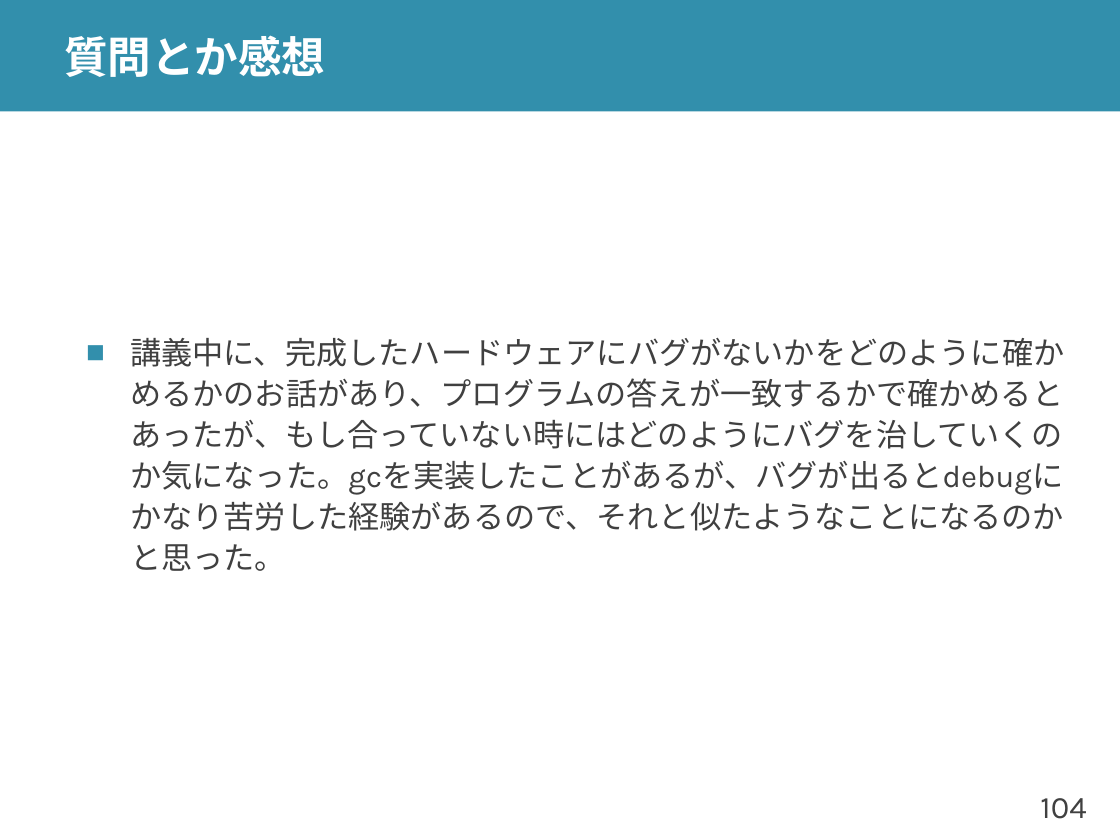
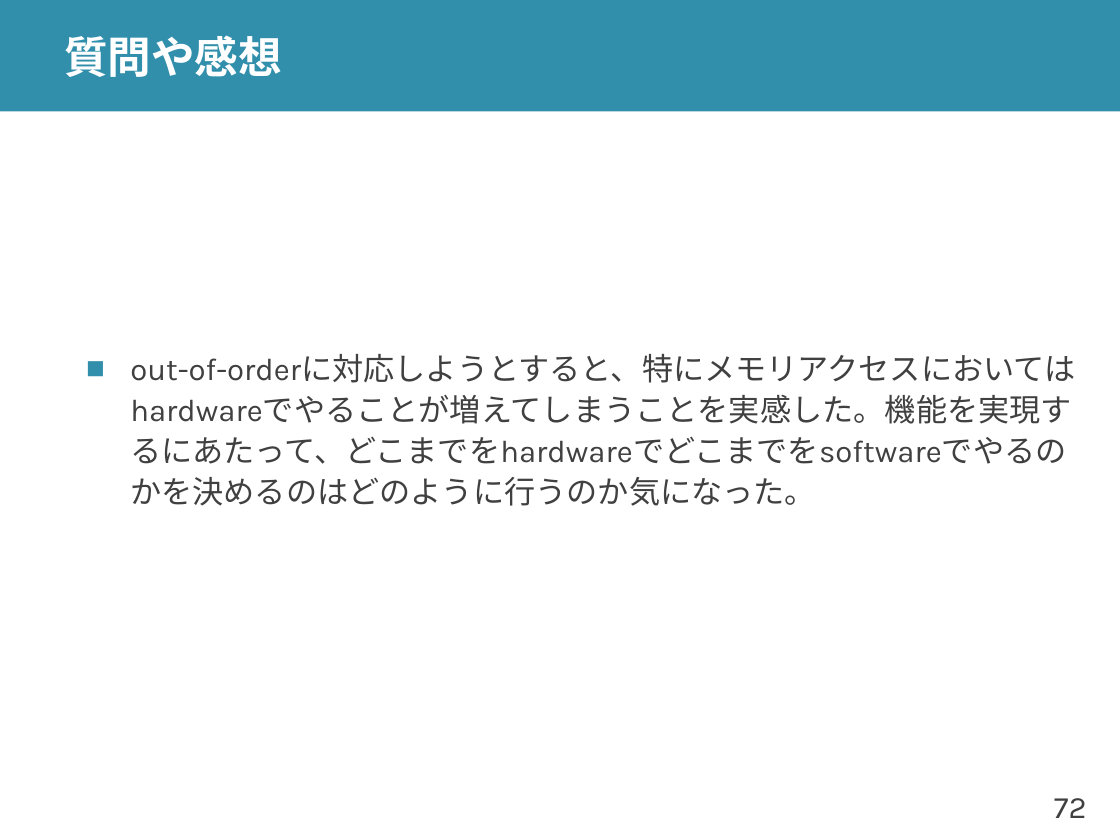
Before and after one commit to shioyadan/advanced-computer-organization, a slide deck: slide 72 of aco-shioya-12.pptx (slide 104 before the commit). Drawn at 1120x840 pixels with LibreOffice and Linux fonts; fonts in the diff are those of the drawing. Boxes give left, top, right and bottom in pixels: in the first picture for what was removed or moved away, otherwise in the second. Text is boxed around its words. In the diff, an @@ line names an element or a change of style, - is before the commit and + after.

```diff
--- a/aco-shioya-12.pptx
+++ b/aco-shioya-12.pptx
@@ title at (64,35,282,77): text changed @@
-質問とか感想
+質問や感想
@@ text at (130,354,1075,506): text changed @@
-■ 講義中に、完成したハードウェアにバグがないかをどのように確かめるかのお話があり、プログラムの答えが一致するかで確かめるとあったが、もし合っていない時にはどのようにバグを治していくのか気になった。gcを実装したことがあるが、バグが出るとdebugにかなり苦労した経験があるので、それと似たようなことになるのかと思った。
+■ out-of-orderに対応しようとすると、特にメモリアクセスにおいてはhardwareでやることが増えてしまうことを実感した。機能を実現するにあたって、どこまでをhardwareでどこまでをsoftwareでやるのかを決めるのはどのように行うのか気になった。
@@ page number at (1054,798,1087,818): text changed @@
-104
+72
```
Also in this commit, not shown: 26 other slides changed, 43 slides added, 74 slides removed, 8 other files.
